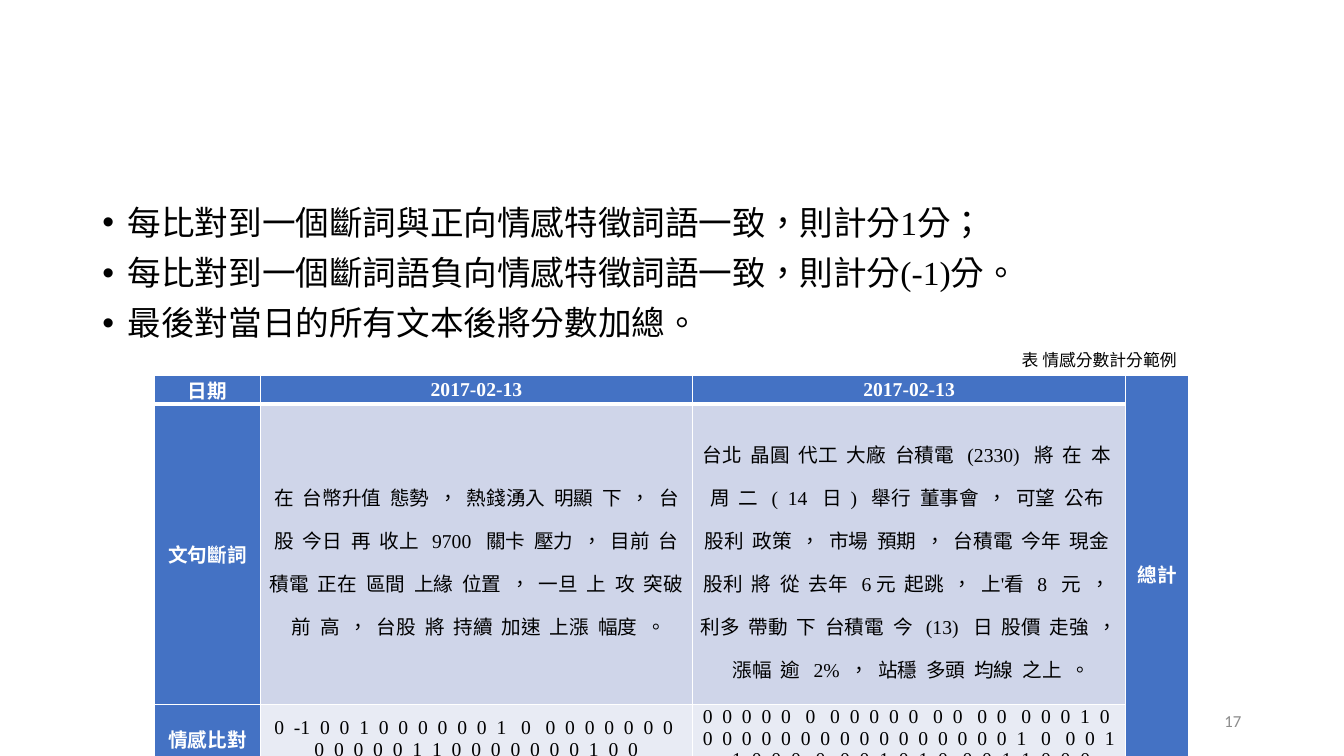
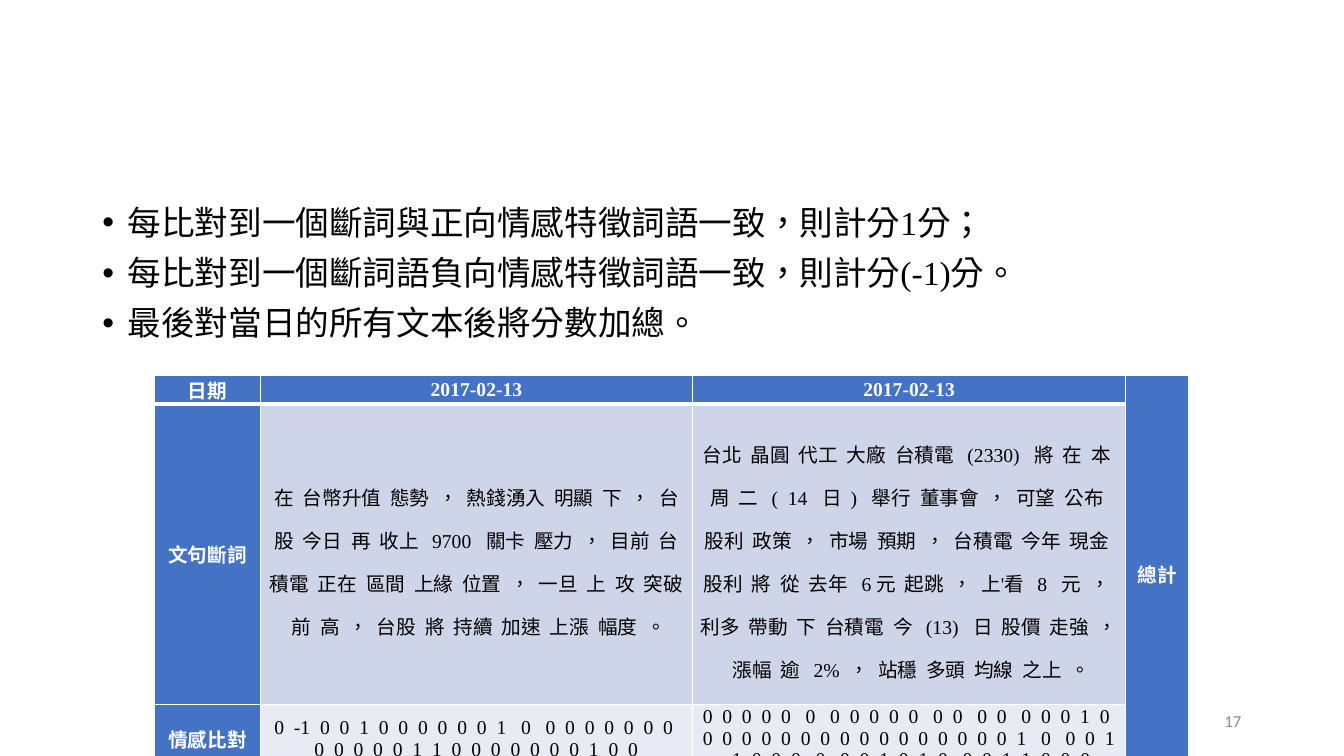
Before and after one commit to Skya-neko/StockPrediction, a slide deck: slide 17 of document/基於財經字典與分析指標的神經網路預測股價趨勢.pptx. Drawn at 1344x756 pixels with LibreOffice and Linux fonts; fonts in the diff are those of the drawing; background and template pictures are left out. Boxes give left, top, right and bottom in pixels: in the first picture for what was removed or moved away, otherwise in the second. Text is boxed around its words. In the diff, an @@ line names an element or a change of style, - is before the commit and + after.

```diff
--- a/document/基於財經字典與分析指標的神經網路預測股價趨勢.pptx
+++ b/document/基於財經字典與分析指標的神經網路預測股價趨勢.pptx
@@ text removed at (x1=1022, y1=352, x2=1176, y2=368) @@
-表 情感分數計分範例
```
Also in this commit, not shown: 23 other slides changed, 2 slides added, 1 slide removed, 7 other files.
